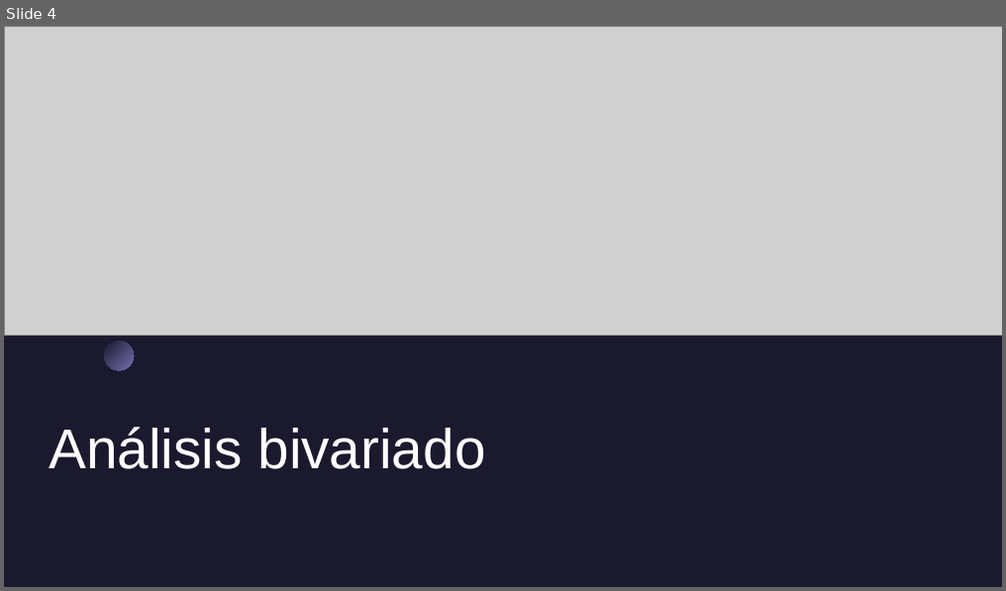
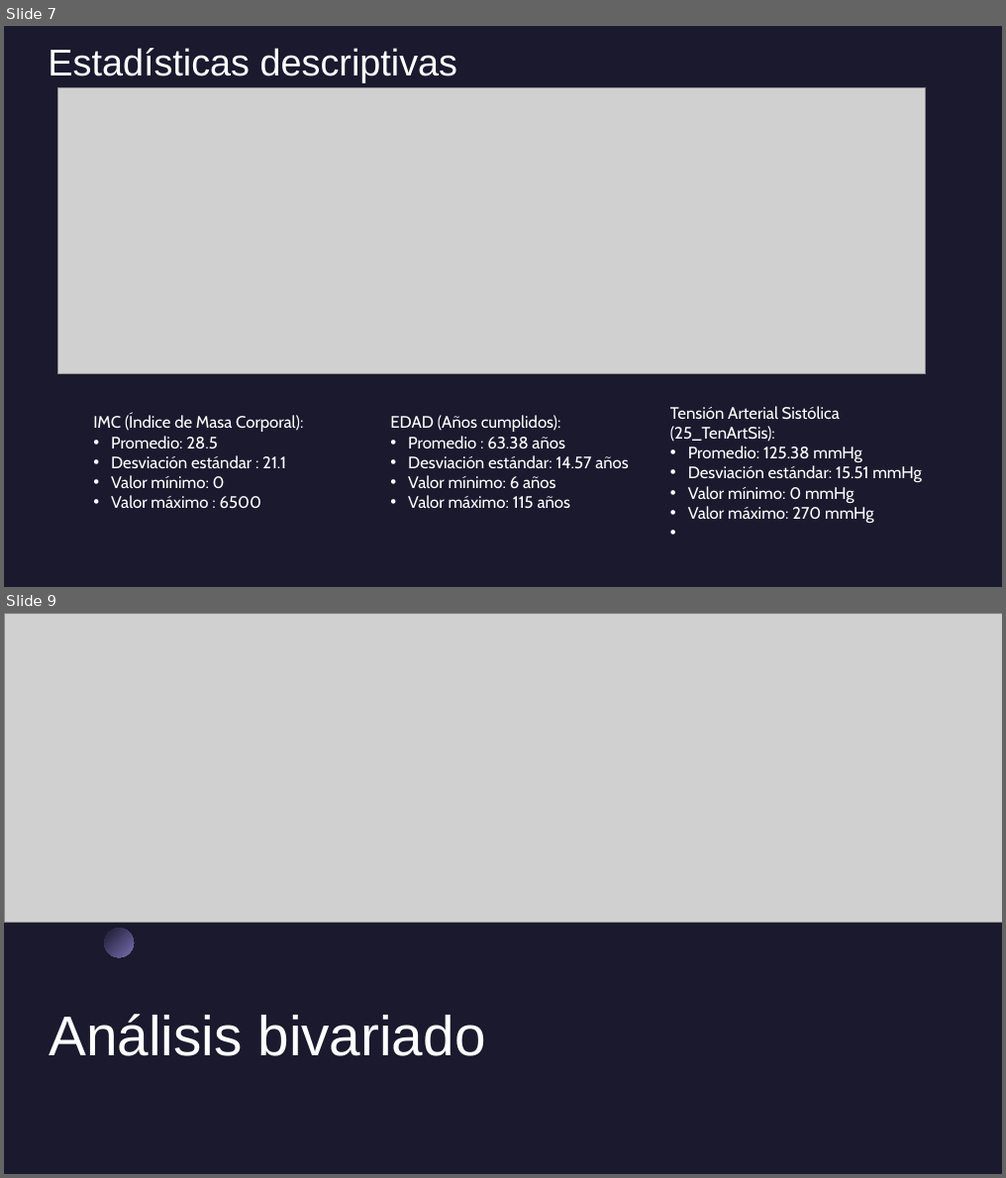
Before and after one commit to mariprsr/Equipo-Analisis-exploratorio, a slide deck: Presentaciòn modelo.odp. Shown one above the other, each under a label of ours: slide 4 before the commit, slides 7 and 9 after it; the slides between them are not shown. The pictures are 1006x591 and 1006x1178 pixels, drawn with LibreOffice and Linux fonts; fonts in the diff are those of the drawing; grey boxes stand for pictures. Boxes give left, top, right and bottom in pixels: in the first picture for what was removed or moved away, otherwise in the second. Text is boxed around its words. In the diff, an @@ line names an element or a change of style, - is before the commit and + after.

```diff
--- a/Presentaciòn modelo.odp
+++ b/Presentaciòn modelo.odp
@@ slide 7 added at box(4, 26, 1002, 587), background #1B192E @@
@@ title added at box(48, 48, 458, 82), 36 pt, text #FFFFFF @@
+Estadísticas descriptivas
@@ picture added at box(57, 88, 927, 374) @@
@@ free added at box(662, 388, 950, 559), 16 pt, text #FFFFFF @@
+Tensión Arterial Sistólica (25_TenArtSis):
+• Promedio: 125.38 mmHg
+• Desviación estándar: 15.51 mmHg
+• Valor mínimo: 0 mmHg
+• Valor máximo: 270 mmHg
@@ text added at box(93, 415, 303, 509), 16 pt, text #FFFFFF @@
+IMC (Índice de Masa Corporal):
+• Promedio: 28.5
+• Desviación estándar : 21.1
+• Valor mínimo: 0
+• Valor máximo : 6500
@@ text added at box(390, 415, 629, 508), 16 pt, text #FFFFFF @@
+EDAD (Años cumplidos):
+• Promedio : 63.38 años
+• Desviación estándar: 14.57 años
+• Valor mínimo: 6 años
+• Valor máximo: 115 años
@@ what was slide 4 is now slide 9 @@
```
Also in this commit, not shown: 1 slide changed, 4 other slides added.
